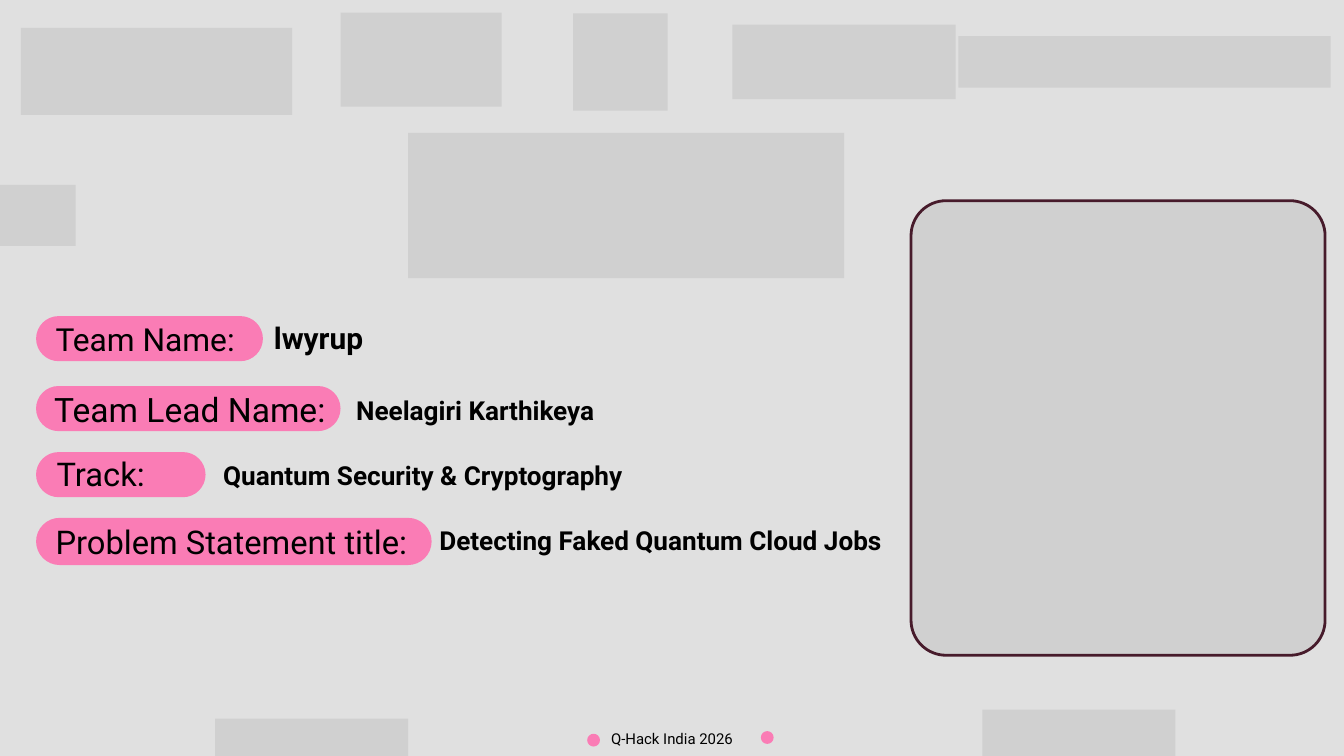
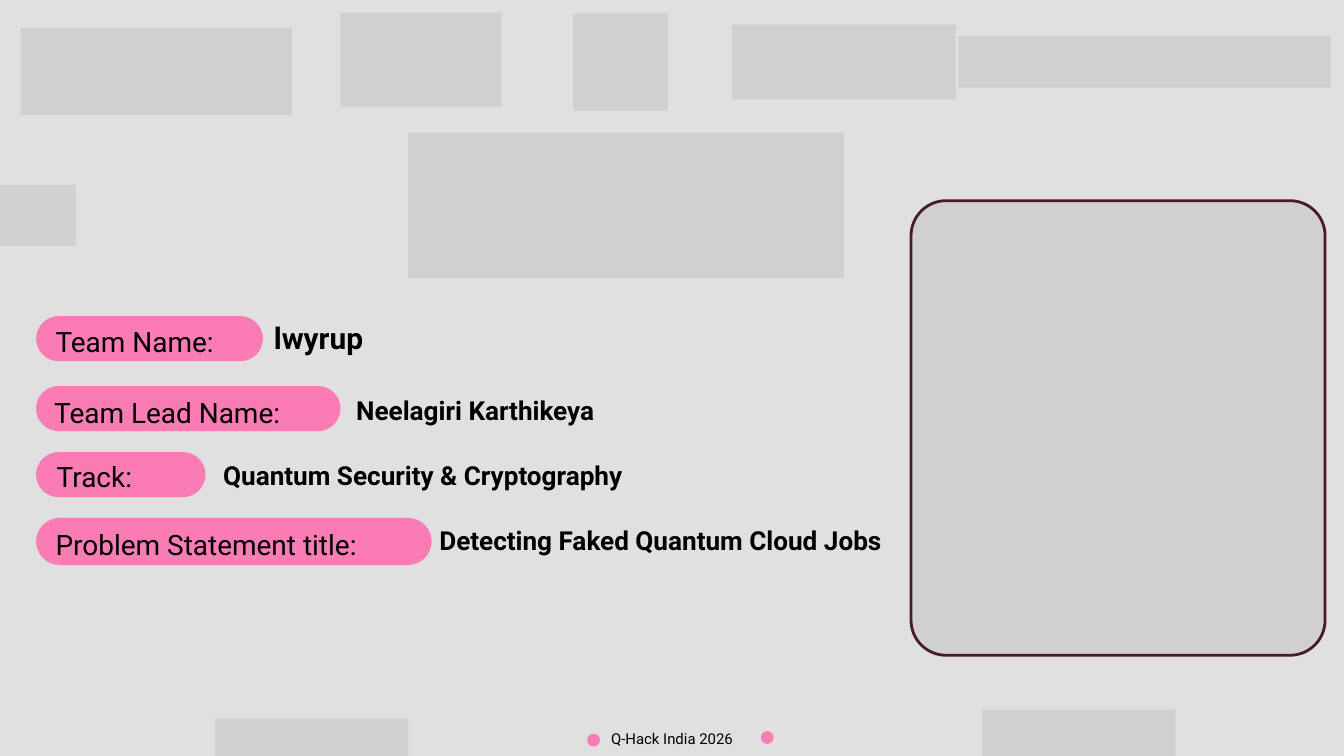
Before and after one commit to Karthikeya47/GhostQPU, a slide deck: slide 1 of docs/GhostQPU_QHack_India26.pptx. Drawn at 1344x756 pixels with LibreOffice and Linux fonts; fonts in the diff are those of the drawing; grey boxes stand for pictures. Boxes give left, top, right and bottom in pixels: in the first picture for what was removed or moved away, otherwise in the second. Text is boxed around its words. In the diff, an @@ line names an element or a change of style, - is before the commit and + after.

Commit message:
Fix slide text that wrapped out of its pills on the title and section slides

```diff
--- a/docs/GhostQPU_QHack_India26.pptx
+++ b/docs/GhostQPU_QHack_India26.pptx
@@ text "Team Name:" at (56, 332, 213, 353): size 34 to 30 pt @@
@@ text "Team Lead Name:" at (54, 402, 280, 424): size 36 to 30 pt @@
@@ text "Track:" at (57, 466, 132, 488): size 35 to 30 pt @@
@@ text "Problem Statement title:" at (56, 534, 357, 556): size 35 to 30 pt @@
```
Also in this commit, not shown: 4 other slides changed, 2 other files.
